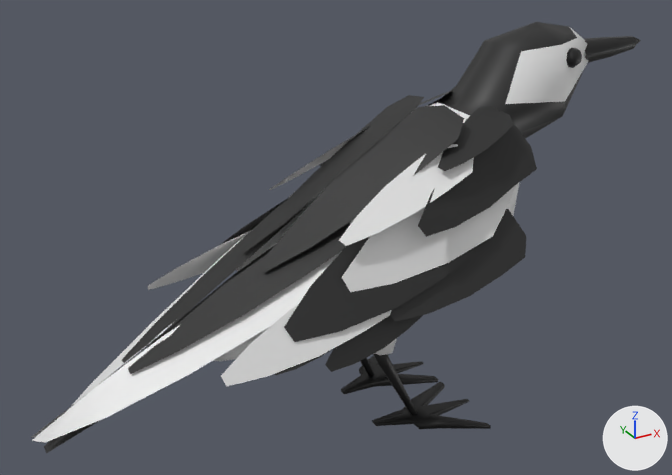
What one commit did to the Blender file 02_FOCUS_VIEW/Birds_view/Motacilla/Motacilla_bird_msh_01.blend.
Rendered twice from a 50 mm camera at (-3.67, -5.73, 4.49) aimed at (-0.44, 0.12, 1.56). Every picture has the same lights, and +X, +Y and +Z are marked at lower right.

Objects in the first picture: 'Motacilla_msh'.
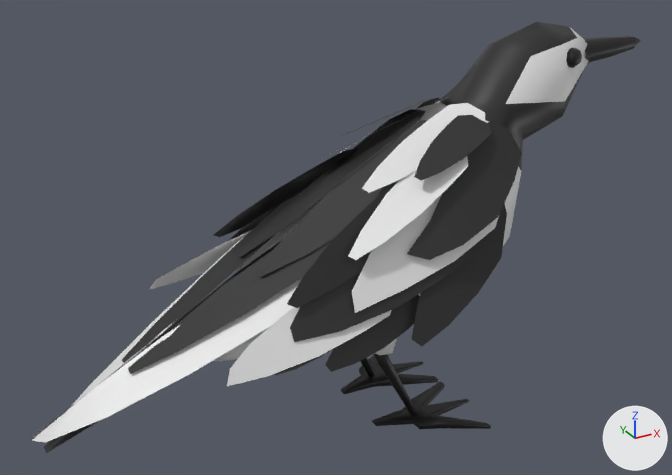
Boxes [x1, y1, x2, y2] around the edits, measured in the pictures (672 x 475 px; the box of a moved part takes in the faces that stretch with it):
part 1 of me_cube_001, moved or reshaped
    before: [240, 95, 464, 273]
    after: [237, 109, 428, 277]
part 2 of me_cube_001, moved or reshaped
    before: [363, 91, 514, 171]
    after: [341, 99, 492, 181]
part 3 of me_cube_001, moved or reshaped
    before: [269, 126, 474, 246]
    after: [340, 128, 468, 260]
part 4 of me_cube_001, rebuilt (30% narrower, 25% taller)
    before: [390, 209, 526, 322]
    after: [412, 204, 507, 346]
part 5 of me_cube_001, rebuilt
    before: [320, 98, 537, 237]
    after: [407, 97, 522, 260]
part 6 of me_cube_001, rebuilt
    before: [288, 184, 517, 292]
    after: [352, 194, 499, 313]
part 7 of me_cube_001, built on
    before: [148, 22, 565, 386]
    after: [149, 22, 565, 386]

What the commit changed:
me_cube_001 is used by ob_motacilla_msh; location (-0.473, 0.0, 1.255); rotation (0.0, -0.383, 0.0), in degrees (0, -22, 0).
Verts and faces of me_cube_001; kept vertices keep their numbers, new ones are numbered from 347.
Before the commit, vertices of me_cube_001: 23 (1.96, -0.23, 1.03) at pixel (521, 51), 107 (-0.71, -0.69, 0.43) at pixel (284, 327), 143 (-1.25, -0.76, 0.43) at pixel (220, 376).
me_cube_001 had 347 vertices, 219 faces and spanned x -2.52..3.31, y -0.86..0.23, z -1.56..1.08.
me_cube_001 now has 371 vertices, 229 faces and spans x -2.52..3.31, y -0.95..0.23, z -1.56..1.08.
me_cube_001 part 1: the loose piece of 12 vertices spanning x -0.57..1.25, y -0.49..0.01, z 0.58..0.96 is turned 3.2 degrees about the y axis through its middle, then moved by (-0.03, 0.0, -0.07).
me_cube_001 part 2: the loose piece of 12 vertices spanning x 0.84..1.62, y -0.6..-0.22, z 0.67..0.8 is moved by (-0.2, 0.0, 0.04).
me_cube_001 part 3: the loose piece of 12 vertices spanning x -0.07..1.13, y -0.66..-0.38, z 0.61..0.82 is multiplied about its middle by the matrix ((0.987, -0.076, -0.138), (0.1, 0.979, 0.176), (0.122, -0.188, 0.975)), then moved by (-0.02, 0.0, -0.04).
me_cube_001 part 4: the loose piece of 12 vertices spanning x -0.01..1.27, y -0.86..-0.55, z -0.17..0.25 is rebuilt with 12 vertices and now spans x 0.03..1.29, y -0.95..-0.5, z -0.21..0.38.
me_cube_001 part 5: the loose piece of 12 vertices spanning x 0.45..1.7, y -0.78..-0.33, z 0.28..0.72 is rebuilt with 12 vertices and now spans x 0.31..1.55, y -0.81..-0.36, z 0.25..0.75.
me_cube_001 part 6: the loose piece of 12 vertices spanning x -0.18..1.43, y -0.74..-0.35, z 0.1..0.67 is rebuilt with 12 vertices and now spans x -0.24..1.44, y -0.77..-0.28, z 0.14..0.71.
Part 7, on me_cube_001:
Vertex 23 moves to (2.02, -0.25, 0.96), pixel (530, 56).
Vertex 107 moves to (-0.68, -0.69, 0.4), pixel (289, 327).
Vertex 143 moves to (-1.17, -0.76, 0.44), pixel (230, 368).
New vertex 347 is at (-0.57, -0.69, 0.5), pixel (297, 308).
New vertex 348 is at (0.9, -0.41, 0.6).
New vertex 349 is at (-0.62, -0.66, 0.56), pixel (286, 304).
New vertex 350 is at (0.75, -0.4, 0.68).
New vertex 351 is at (0.18, -0.62, 0.42).
New vertex 352 is at (0.84, -0.46, 0.52).
New vertex 353 is at (0.56, -0.39, 0.75), pixel (396, 180).
New vertex 354 is at (-0.05, -0.5, 0.71), pixel (336, 235).
New vertex 355 is at (0.55, -0.56, 0.42).
New vertex 356 is at (0.3, -0.44, 0.74), pixel (370, 202).
New vertex 357 is at (-0.39, -0.59, 0.64), pixel (305, 273).
New vertex 358 is at (-0.24, -0.67, 0.45), pixel (337, 287).
New vertex 359 is at (0.33, -0.4, 0.79), pixel (369, 192).
New vertex 360 is at (1.51, -0.25, 0.75), pixel (485, 112).
New vertex 361 is at (0.31, -0.35, 0.83), pixel (361, 188).
New vertex 362 is at (1.46, -0.12, 0.83), pixel (467, 102).
New vertex 363 is at (0.91, -0.41, 0.73).
New vertex 364 is at (1.43, -0.33, 0.71).
New vertex 365 is at (1.34, -0.06, 0.87), pixel (449, 104).
New vertex 366 is at (0.82, -0.16, 0.87), pixel (402, 140).
New vertex 367 is at (1.21, -0.37, 0.72).
New vertex 368 is at (1.12, -0.1, 0.87), pixel (429, 119).
New vertex 369 is at (0.52, -0.26, 0.85), pixel (377, 166).
New vertex 370 is at (0.58, -0.42, 0.76), pixel (399, 179).
New faces: (348, 350, 353, 352), (351, 354, 357, 358), (352, 353, 356, 355), (351, 355, 356, 354), (347, 358, 357, 349) (mat_02 (black #232323)).
New faces: (360, 362, 365, 364), (363, 366, 369, 370), (364, 365, 368, 367), (363, 367, 368, 366), (359, 370, 369, 361) (mat_01 (white #e7e7e7)).
